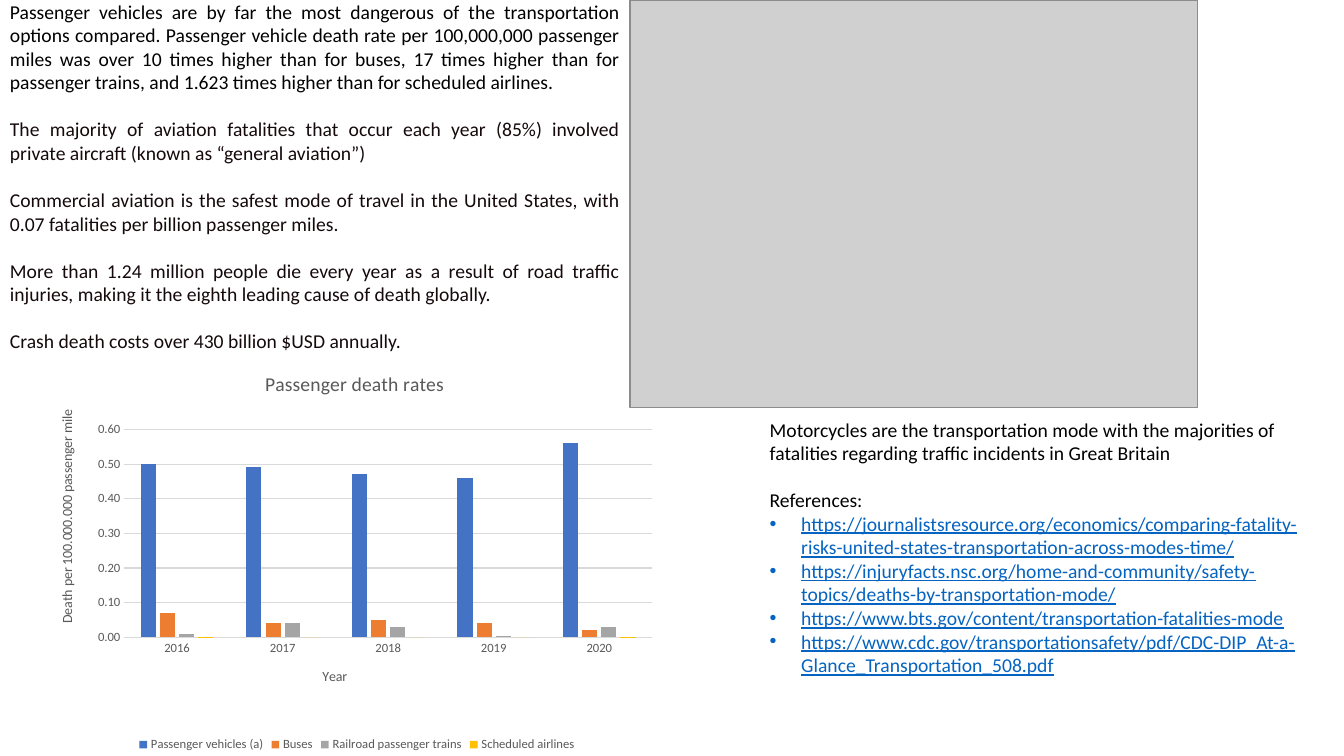
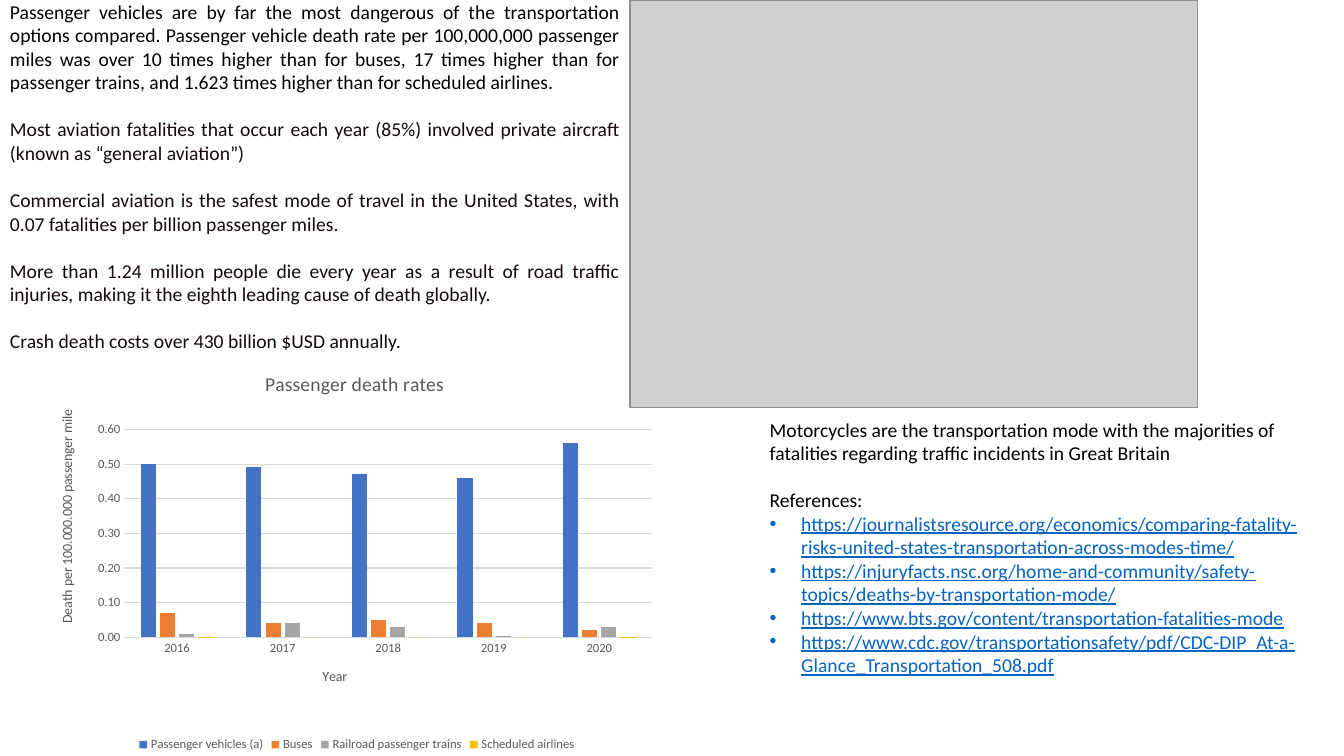
Before and after one commit to JhonatanSmith/Odinsa-informes, a slide deck: slide 1 of Informes/Tareas 1-11-22/Tarea 1/Safety AAM (Tarea1).pptx. Drawn at 1344x756 pixels with LibreOffice and Linux fonts; fonts in the diff are those of the drawing; grey boxes stand for pictures. Boxes give left, top, right and bottom in pixels: in the first picture for what was removed or moved away, otherwise in the second. Text is boxed around its words. In the diff, an @@ line names an element or a change of style, - is before the commit and + after.

```diff
--- a/Informes/Tareas 1-11-22/Tarea 1/Safety AAM (Tarea1).pptx
+++ b/Informes/Tareas 1-11-22/Tarea 1/Safety AAM (Tarea1).pptx
@@ text at box(10, 122, 619, 164): text changed @@
-The majority of aviation fatalities that occur each year (85%) involved private aircraft (known as “general aviation”)
+Most aviation fatalities that occur each year (85%) involved private aircraft (known as “general aviation”)
```
Also in this commit, not shown: 1 slide removed, 6 other files.
